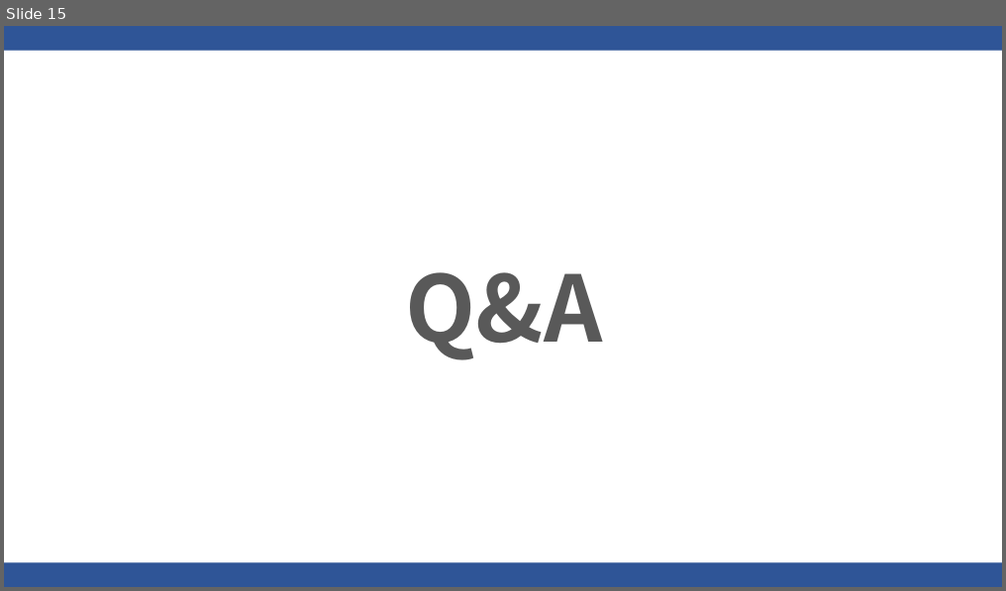
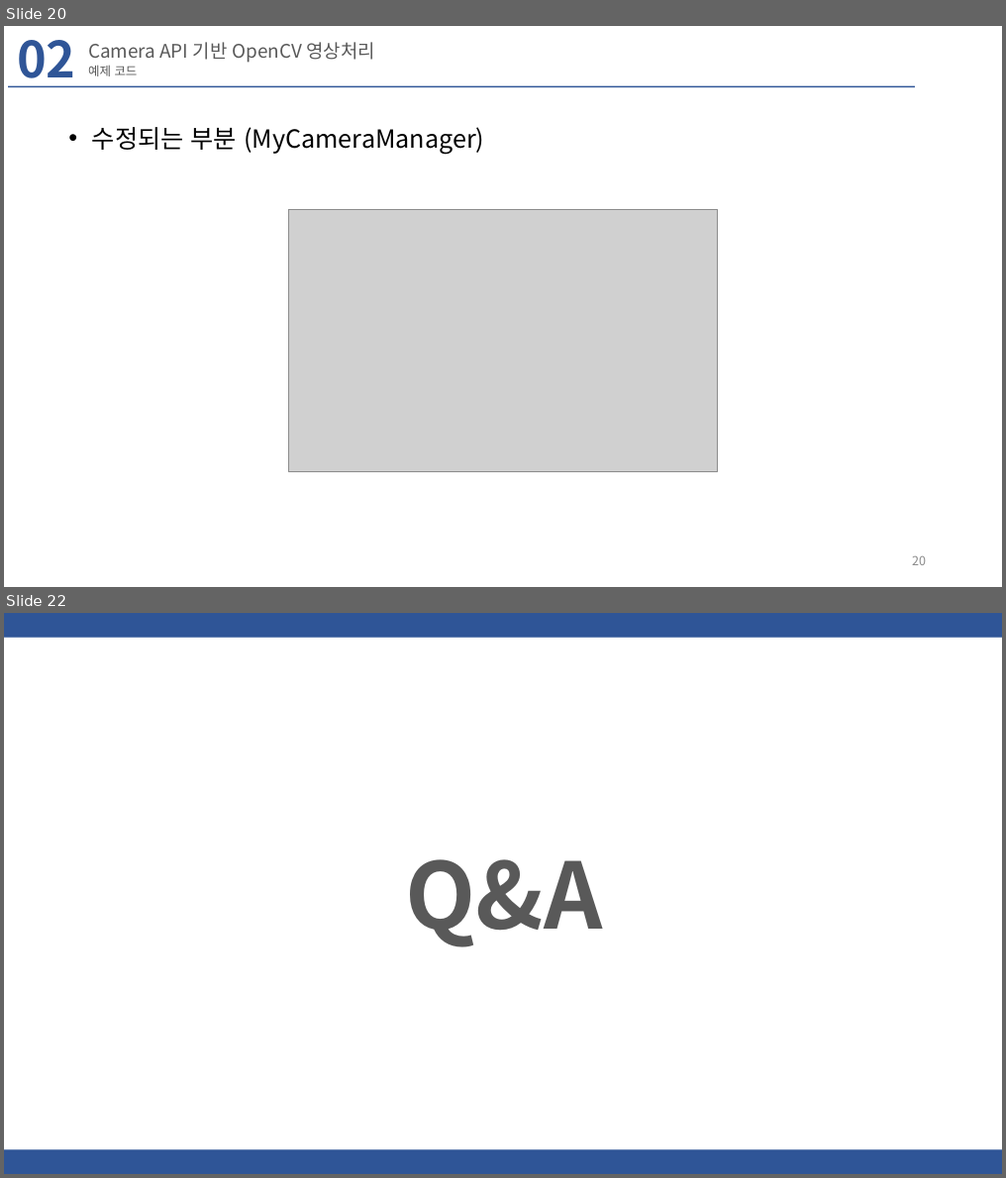
Before and after one commit to hyeonsanghwang/Lab_study, a slide deck: PPT/카메라 기반 실시간 영상처리 기능을 포함한 안드로이드 앱 개발 03.pptx. Shown one above the other, each under a label of ours: slide 15 before the commit, slides 20 and 22 after it; the slides between them are not shown. The pictures are 1006x591 and 1006x1178 pixels, drawn with LibreOffice and Linux fonts; fonts in the diff are those of the drawing; grey boxes stand for pictures; background and template pictures are left out. Boxes give left, top, right and bottom in pixels: in the first picture for what was removed or moved away, otherwise in the second. Text is boxed around its words. In the diff, an @@ line names an element or a change of style, - is before the commit and + after.

Commit message:
Update content on camera2 api with opencv processing

```diff
--- a/PPT/카메라 기반 실시간 영상처리 기능을 포함한 안드로이드 앱 개발 03.pptx
+++ b/PPT/카메라 기반 실시간 영상처리 기능을 포함한 안드로이드 앱 개발 03.pptx
@@ slide 20 added at bbox=[4, 26, 1002, 587], background #FFFFFF @@
@@ text added at bbox=[17, 40, 75, 87], 48 pt, text #2F5597, bold @@
+02
@@ title added at bbox=[88, 42, 376, 63], 18 pt, text #595959 @@
+Camera API 기반 OpenCV 영상처리
@@ text added at bbox=[88, 65, 138, 76], 11.9 pt, text #595959 @@
+예제 코드
@@ rectangle added at bbox=[8, 85, 915, 87], fill #2F5597 @@
@@ text added at bbox=[92, 127, 484, 155], 24 pt, text #000000 @@
+• 수정되는 부분 (MyCameraManager)
@@ picture added at bbox=[288, 209, 718, 472] @@
@@ page number added at bbox=[912, 557, 926, 566], 12 pt, text #8C8C8C @@
+20
@@ what was slide 15 is now slide 22 @@
```
Also in this commit, not shown: 10 slides changed, 6 other slides added, 39 other files.
